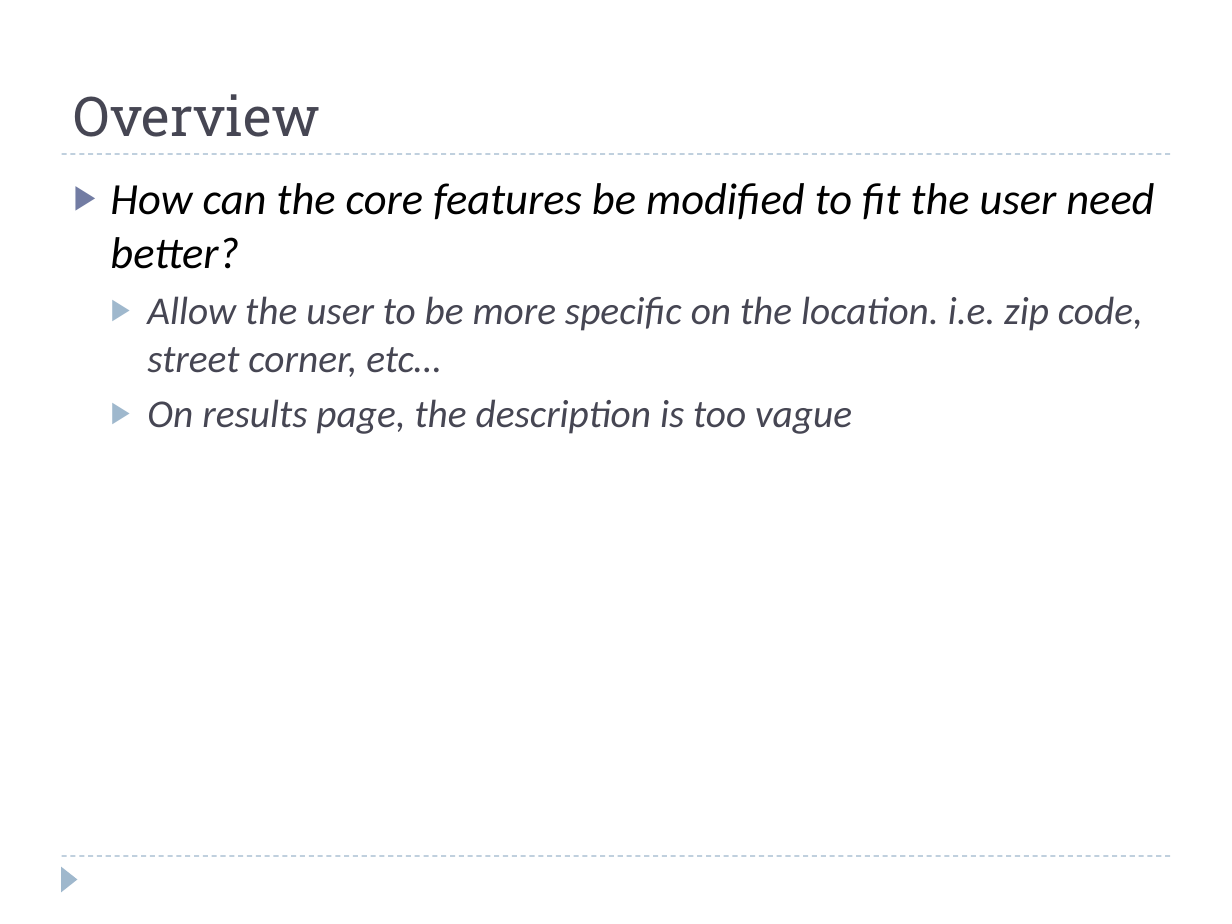
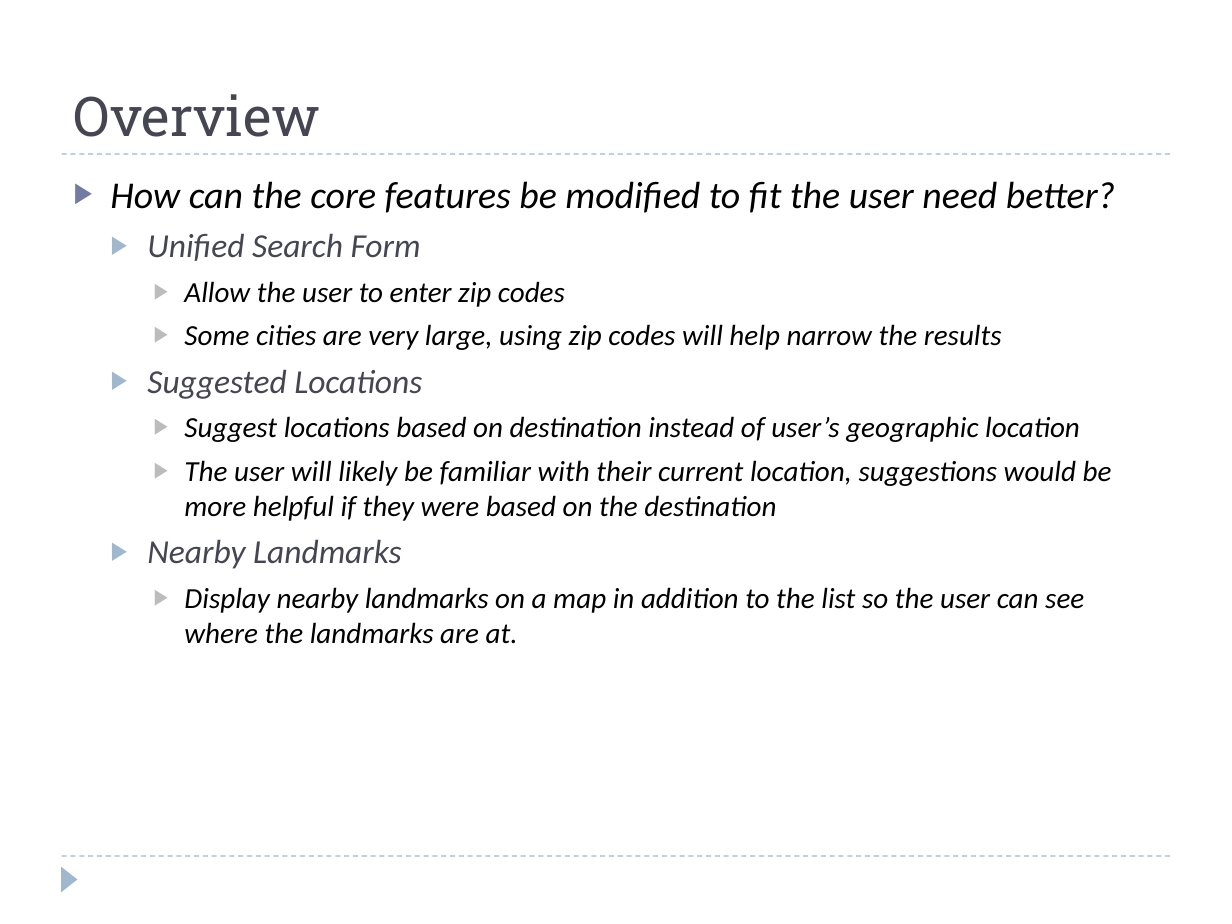
Before and after one commit to Lanzaa/CS160-2012, a slide deck: slide 3 of M1-B/group2M1PartB.ppt. Drawn at 1232x924 pixels with LibreOffice and Linux fonts; fonts in the diff are those of the drawing. Boxes give left, top, right and bottom in pixels: in the first picture for what was removed or moved away, otherwise in the second. Text is boxed around its words. In the diff, an @@ line names an element or a change of style, - is before the commit and + after.

Commit message:
Added to ppt for m1pb

```diff
--- a/M1-B/group2M1PartB.ppt
+++ b/M1-B/group2M1PartB.ppt
@@ text at (110,181,1115,213): size 26 to 22.1 pt in "How can the core features be modified ..." @@
@@ text at (147,233,1112,644): text changed; size 23 to 17 pt; text colour #464653 to #000000 @@
-  ▶ Allow the user to be more specific on the location. i.e. zip code, street corner, etc…
-  ▶ On results page, the description is too vague
+  ▶ Unified Search Form
+    ▶ Allow the user to enter zip codes
+    ▶ Some cities are very large, using zip codes will help narrow the results
+  ▶ Suggested Locations
+    ▶ Suggest locations based on destination instead of user’s geographic location
+    ▶ The user will likely be familiar with their current location, suggestions would be more helpful if they were based on the destination
+  ▶ Nearby Landmarks
+    ▶ Display nearby landmarks on a map in addition to the list so the user can see where the landmarks are at.
```
Also in this commit, not shown: 5 other slides changed, 6 slides added.
